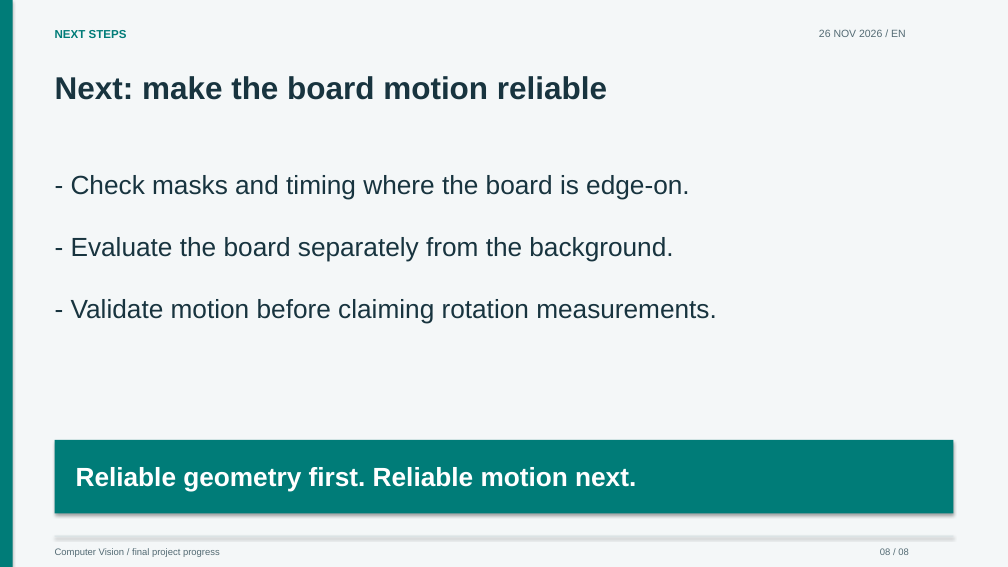
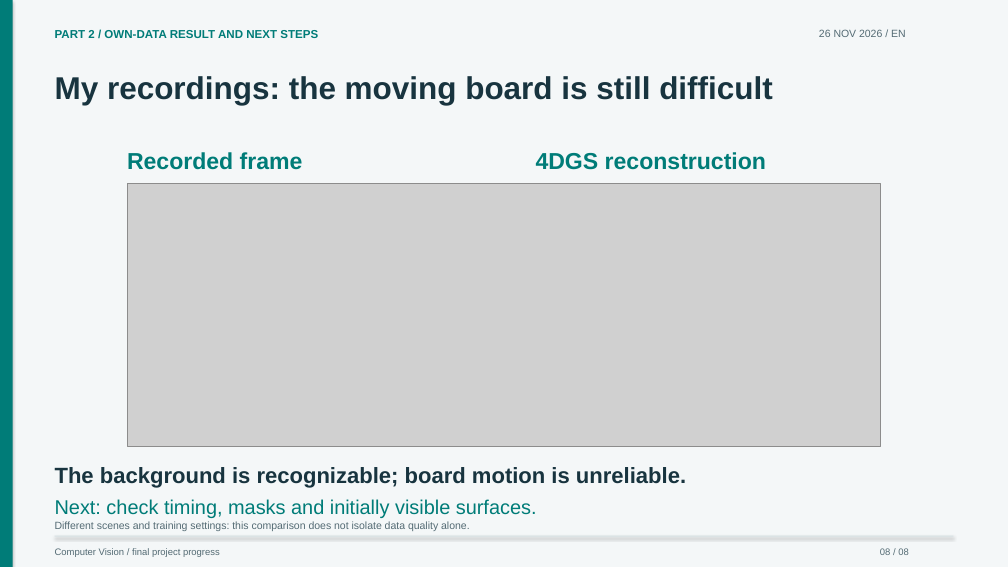
Before and after one commit to craptou/Projet_4D_Gaussian_Splatting, a slide deck: slide 8 of presentations/progress-2026-11-26.en.pptx. Drawn at 1008x567 pixels with LibreOffice and Linux fonts; fonts in the diff are those of the drawing; grey boxes stand for pictures. Boxes give left, top, right and bottom in pixels: in the first picture for what was removed or moved away, otherwise in the second. Text is boxed around its words. In the diff, an @@ line names an element or a change of style, - is before the commit and + after.

Commit message:
Restructure talk around workflow then acquisition and kitchen versus skate results

```diff
--- a/presentations/progress-2026-11-26.en.pptx
+++ b/presentations/progress-2026-11-26.en.pptx
@@ text at (x1=55, y1=30, x2=318, y2=38): text changed @@
-NEXT STEPS
+PART 2 / OWN-DATA RESULT AND NEXT STEPS
@@ text at (x1=55, y1=76, x2=773, y2=105): text changed @@
-Next: make the board motion reliable
+My recordings: the moving board is still difficult
@@ text removed at (x1=71, y1=175, x2=689, y2=199) @@
-- Check masks and timing where the board is edge-on.
@@ text added at (x1=127, y1=152, x2=303, y2=170), 22 pt, text #007C78, bold @@
+Recorded frame
@@ text added at (x1=536, y1=152, x2=766, y2=170), 22 pt, text #007C78, bold @@
+4DGS reconstruction
@@ picture added at (x1=127, y1=184, x2=881, y2=446) @@
@@ text removed at (x1=71, y1=237, x2=673, y2=262) @@
-- Evaluate the board separately from the background.
@@ text removed at (x1=71, y1=299, x2=717, y2=324) @@
-- Validate motion before claiming rotation measurements.
@@ rectangle removed at (x1=54, y1=440, x2=954, y2=513) @@
@@ text added at (x1=55, y1=467, x2=686, y2=488), 21 pt, text #18343F, bold @@
+The background is recognizable; board motion is unreliable.
@@ text removed at (x1=76, y1=467, x2=636, y2=491) @@
-Reliable geometry first. Reliable motion next.
@@ text added at (x1=55, y1=499, x2=537, y2=518), 19 pt, text #007C78 @@
+Next: check timing, masks and initially visible surfaces.
@@ text added at (x1=55, y1=521, x2=470, y2=531), 10 pt, text #546B74 @@
+Different scenes and training settings: this comparison does not isolate data quality alone.
```
Also in this commit, not shown: 1 other slide changed, 6 slides added, 6 slides removed, 11 other files.
